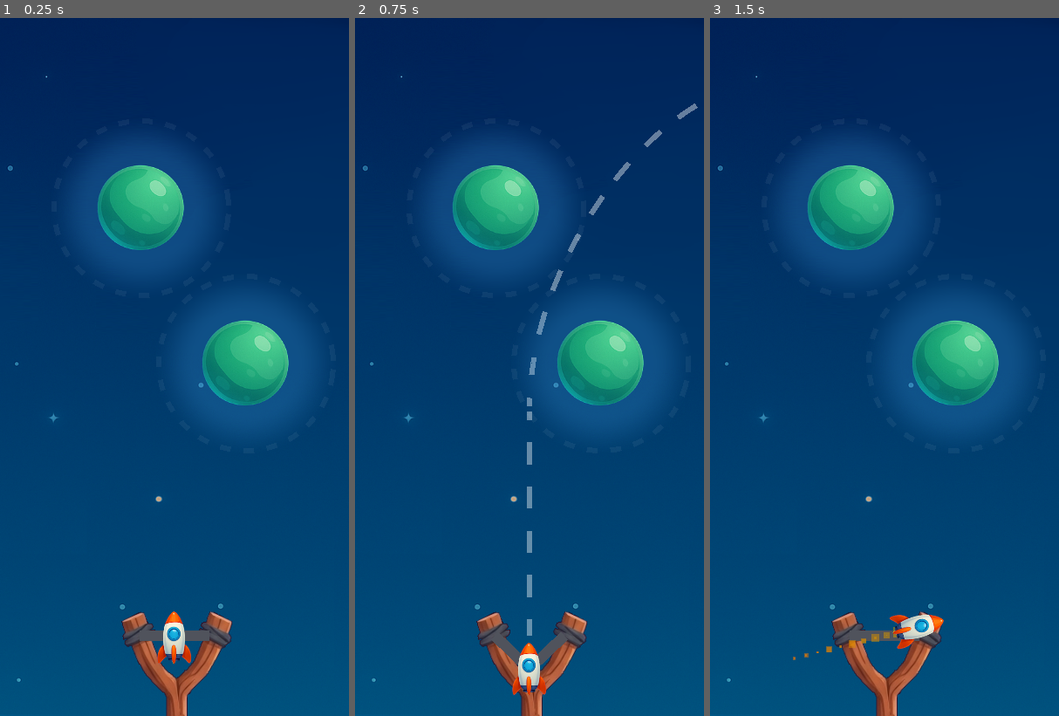
Above: before the commit, frames 1-3 (left to right).
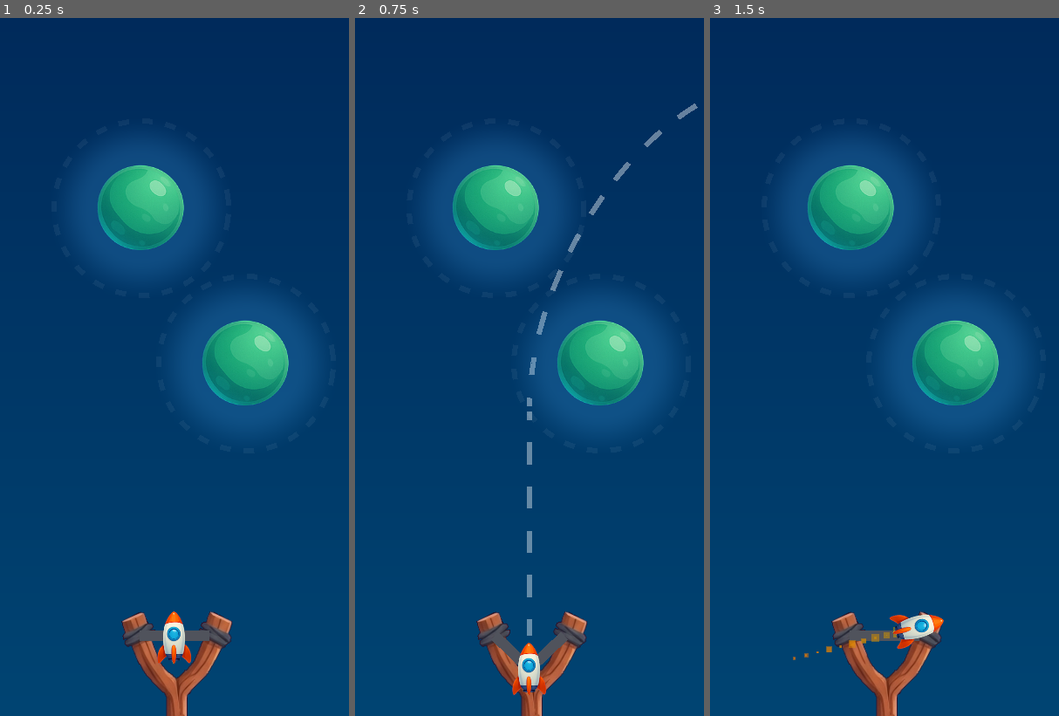
Above: after the commit, the same moments.

Repository: nbarkoch/spacecraft-launcher
Game: Godot game, scene res://scenes/game.tscn
The game is run twice, just before and just after one commit, with the same random seed, the same clock (stepped at 60 frames per second) and the same inputs.
Inputs (mouse positions are in pixels of both pictures, inside the frame that each line leads up to):
- Up to frame 1 (0.25 s): no input
- Up to frame 2 (0.75 s): tap Enter at 0.5 s; move the mouse to (529, 667) at 0.52 s; press the mouse at (529, 667) at 0.53 s
- Up to frame 3 (1.5 s): tap Space at 1.25 s; move the mouse to (814, 401) at 1.27 s; release the mouse at (814, 401) at 1.28 s; click (814, 401) at 1.35 s

The runs differ from the first frame. In frame 1, less than 0.1% of the frame differs, in the area x 2-64%, y 8-96%; in frame 2, less than 0.1%; in frame 3, less than 0.1%.

Commit message:
fix gradient

Diff:
--- a/scenes/border_game.tscn
+++ b/scenes/border_game.tscn
@@ -1,10 +1,15 @@
-[gd_scene load_steps=4 format=3 uid="uid://bp4wny2hgl85v"]
+[gd_scene load_steps=5 format=3 uid="uid://bp4wny2hgl85v"]
 
 [ext_resource type="Script" path="res://scripts/border_game.gd" id="1_vqse4"]
-[ext_resource type="Texture2D" uid="uid://c5f0oqu0yvwfp" path="res://sprites/bg.png" id="2_jtfvt"]
+[ext_resource type="Shader" path="res://shaders/gradient_background.gdshader" id="1_y4uhd"]
 
 [sub_resource type="RectangleShape2D" id="RectangleShape2D_kc0ic"]
 size = Vector2(345, 549.5)
+
+[sub_resource type="ShaderMaterial" id="ShaderMaterial_4x834"]
+shader = ExtResource("1_y4uhd")
+shader_parameter/top_color = Color(0, 0.114, 0.31, 1)
+shader_parameter/bottom_color = Color(0, 0.318, 0.494, 1)
 
 [node name="BorderGame" type="Area2D"]
 collision_layer = 0
@@ -14,9 +19,12 @@
 position = Vector2(-1, 0)
 shape = SubResource("RectangleShape2D_kc0ic")
 
-[node name="Sprite2D" type="Sprite2D" parent="."]
-position = Vector2(2.00001, -7.00003)
-scale = Vector2(0.443359, 0.40625)
-texture = ExtResource("2_jtfvt")
+[node name="GradientBackground" type="ColorRect" parent="."]
+material = SubResource("ShaderMaterial_4x834")
+offset_left = -200.0
+offset_top = -400.0
+offset_right = 200.0
+offset_bottom = 400.0
+mouse_filter = 2
 
 [connection signal="body_exited" from="." to="." method="_on_body_exited"]
--- a/scripts/border_game.gd
+++ b/scripts/border_game.gd
@@ -1,16 +1,9 @@
 extends Area2D
-
 
 # Called when the node enters the scene tree for the first time.
 func _ready():
 	pass # Replace with function body.
 
-
-# Called every frame. 'delta' is the elapsed time since the previous frame.
-func _process(delta):
-	pass
-
-
 func _on_body_exited(body):
 	if body is Spacecraft:
 		body.destroy()
--- /dev/null
+++ b/shaders/gradient_background.gdshader
@@ -0,0 +1,9 @@
+shader_type canvas_item;
+
+uniform vec4 top_color : source_color = vec4(0.0, 0.114, 0.310, 1.0);  // #001D4F
+uniform vec4 bottom_color : source_color = vec4(0.0, 0.318, 0.494, 1.0);  // #00517E
+
+
+void fragment() {
+    COLOR = mix(top_color, bottom_color, UV.y);
+}
Binary file removed: sprites/bg.png
Not shown, removed: sprites/bg.png.import
